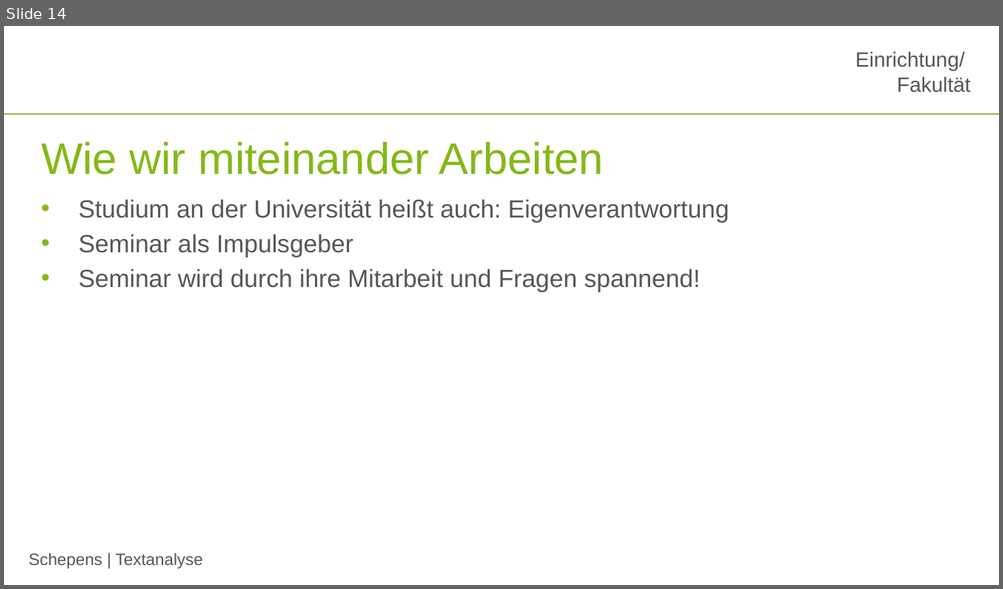
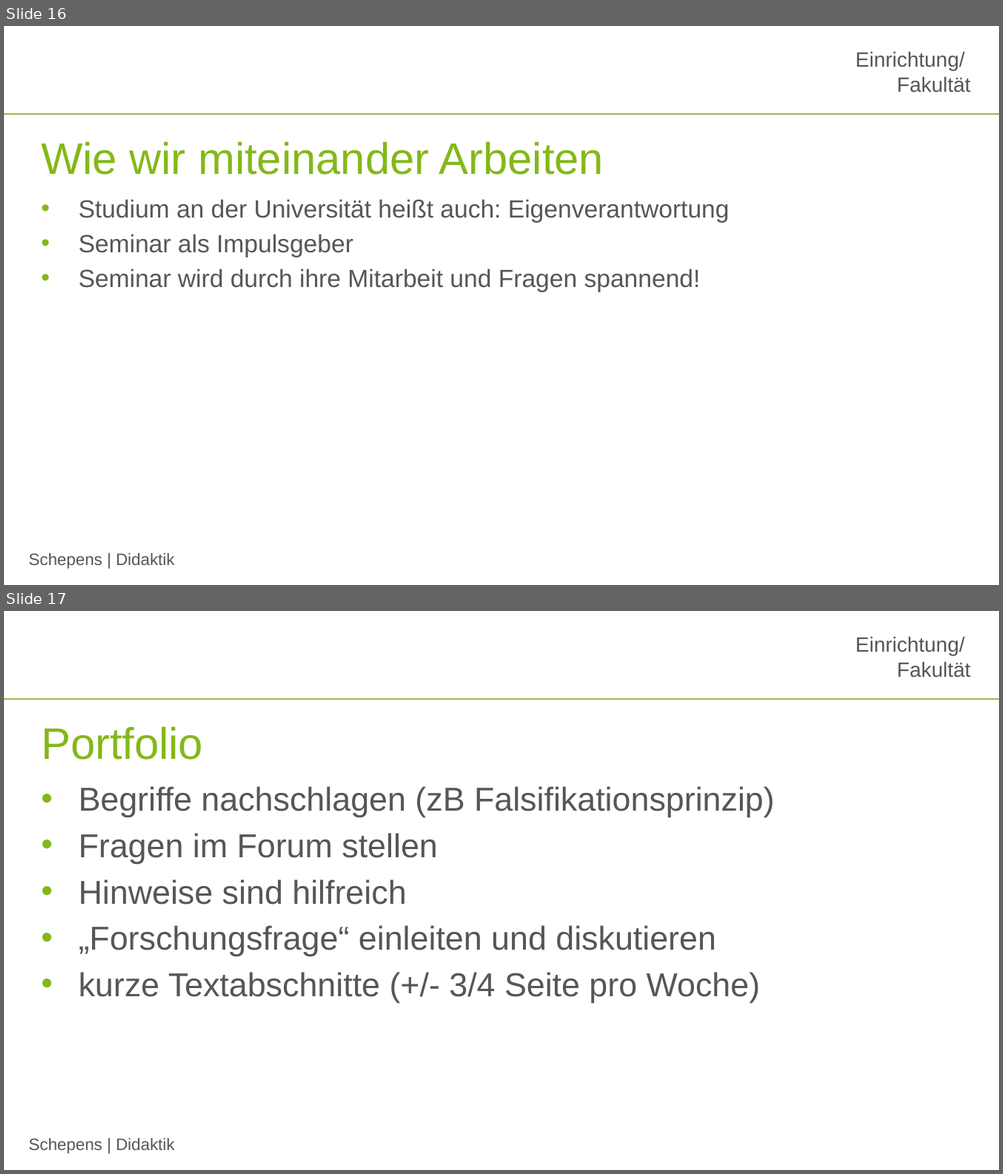
Before and after one commit to jobschepens/didakt, a slide deck: folien/week1.pptx. Shown one above the other, each under a label of ours: slide 14 before the commit, slides 16 and 17 after it. The pictures are 1003x589 and 1003x1174 pixels, drawn with LibreOffice and Linux fonts; fonts in the diff are those of the drawing; background and template pictures are left out. Boxes give left, top, right and bottom in pixels: in the first picture for what was removed or moved away, otherwise in the second. Text is boxed around its words. In the diff, an @@ line names an element or a change of style, - is before the commit and + after.

```diff
--- a/folien/week1.pptx
+++ b/folien/week1.pptx
@@ slide 17 added at (x1=4, y1=611, x2=999, y2=1170), background #FFFFFF; not listed: 3 template elements that a slide beside it also shows @@
@@ title added at (x1=41, y1=726, x2=203, y2=760), 32 pt, text #84B818 @@
+Portfolio
@@ text added at (x1=79, y1=786, x2=774, y2=1003), 24 pt, text #565656 @@
+• Begriffe nachschlagen (zB Falsifikationsprinzip)
+• Fragen im Forum stellen
+• Hinweise sind hilfreich
+• „Forschungsfrage“ einleiten und diskutieren
+• kurze Textabschnitte (+/- 3/4 Seite pro Woche)
@@ what was slide 14 is now slide 16 @@
@@ slide 16 changed as well @@
@@ text at (x1=28, y1=554, x2=175, y2=569): text changed @@
-Schepens | Textanalyse
+Schepens | Didaktik
```
Also in this commit, not shown: 16 other slides changed, 1 other file.
